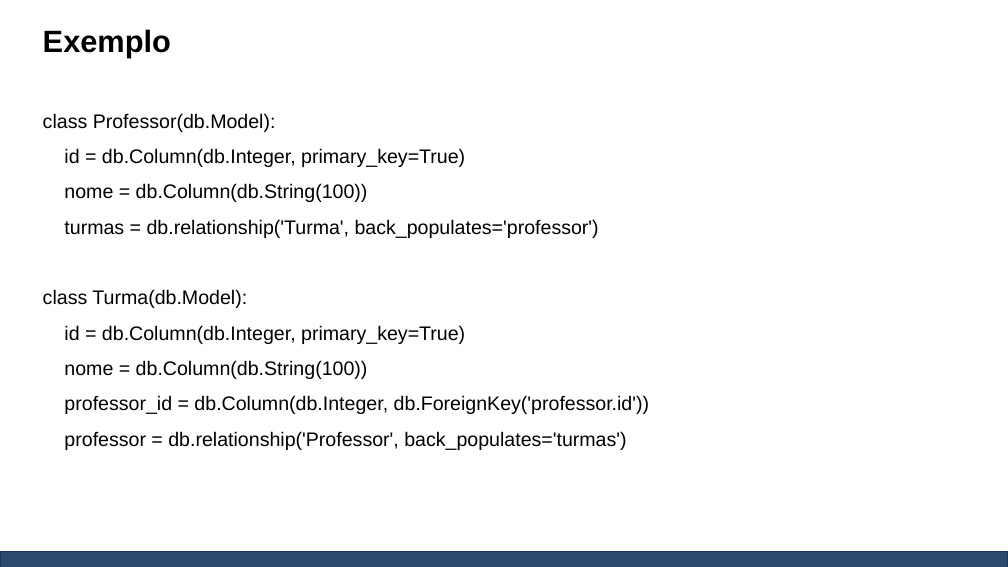
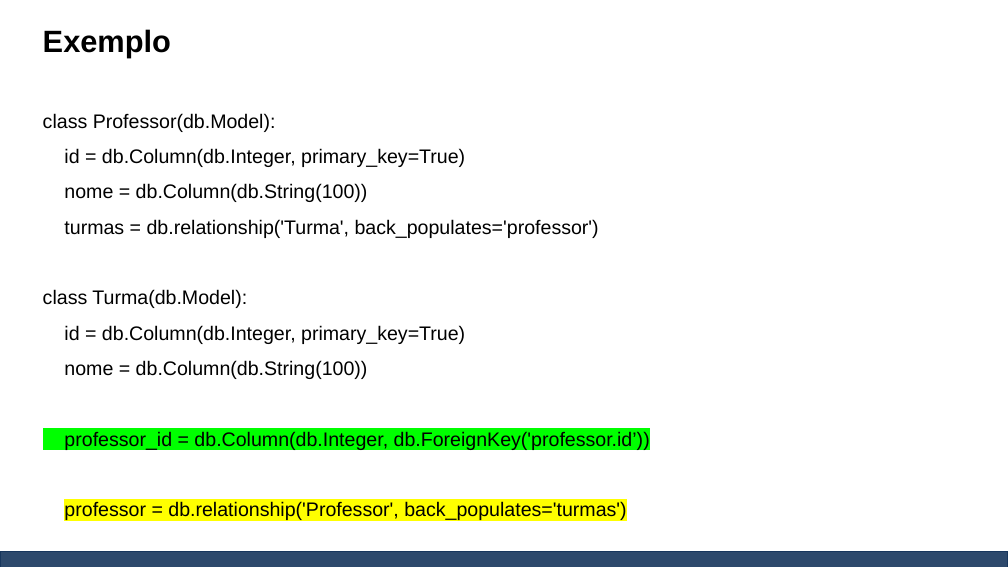
Before and after one commit to caio-ireno/Desenvolvimento-web-FACENS-2025-1, a slide deck: slide 52 of Aulas/Atualizado/Banco de dados.pptx. Drawn at 1008x567 pixels with LibreOffice and Linux fonts; fonts in the diff are those of the drawing. Boxes give left, top, right and bottom in pixels: in the first picture for what was removed or moved away, otherwise in the second. Text is boxed around its words. In the diff, an @@ line names an element or a change of style, - is before the commit and + after.

```diff
--- a/Aulas/Atualizado/Banco de dados.pptx
+++ b/Aulas/Atualizado/Banco de dados.pptx
@@ text at <box>64,431,650,450</box>: text changed @@
-professor_id = db.Column(db.Integer, db.ForeignKey('professor.id'))
+professor_id = db.Column(db.Integer, db.ForeignKey('professor.id’))
@@ text at <box>64,501,626,520</box>: highlight none to #FFFF00 in "professor = db.relationship('Professor', back_populates='tur ..." @@
```
Also in this commit, not shown: 4 other files.
